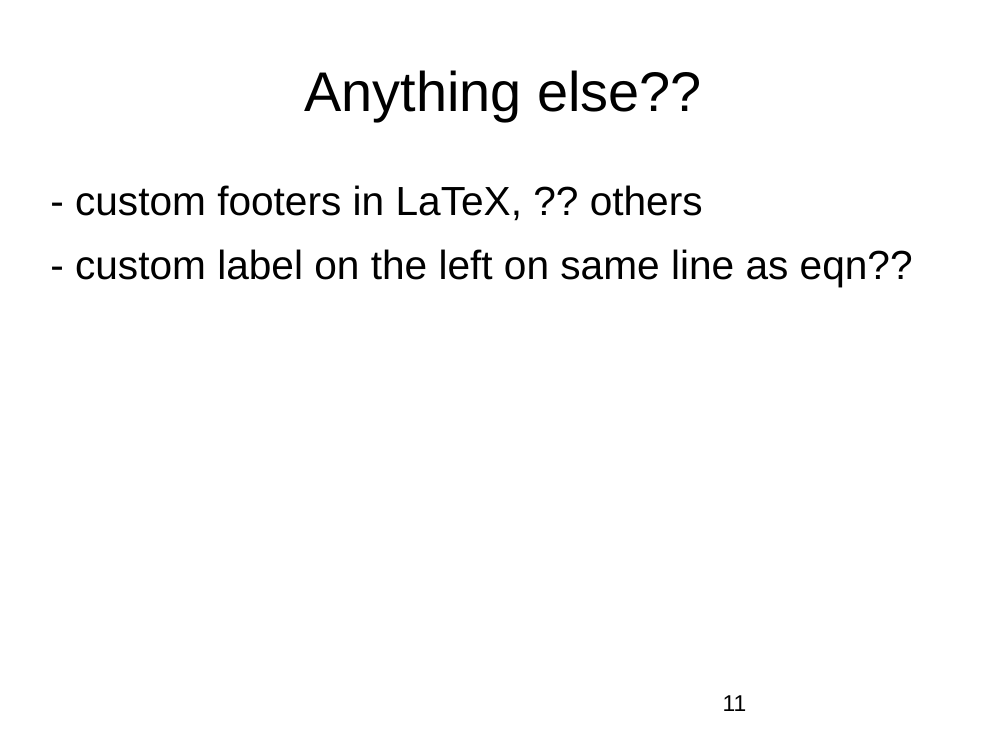
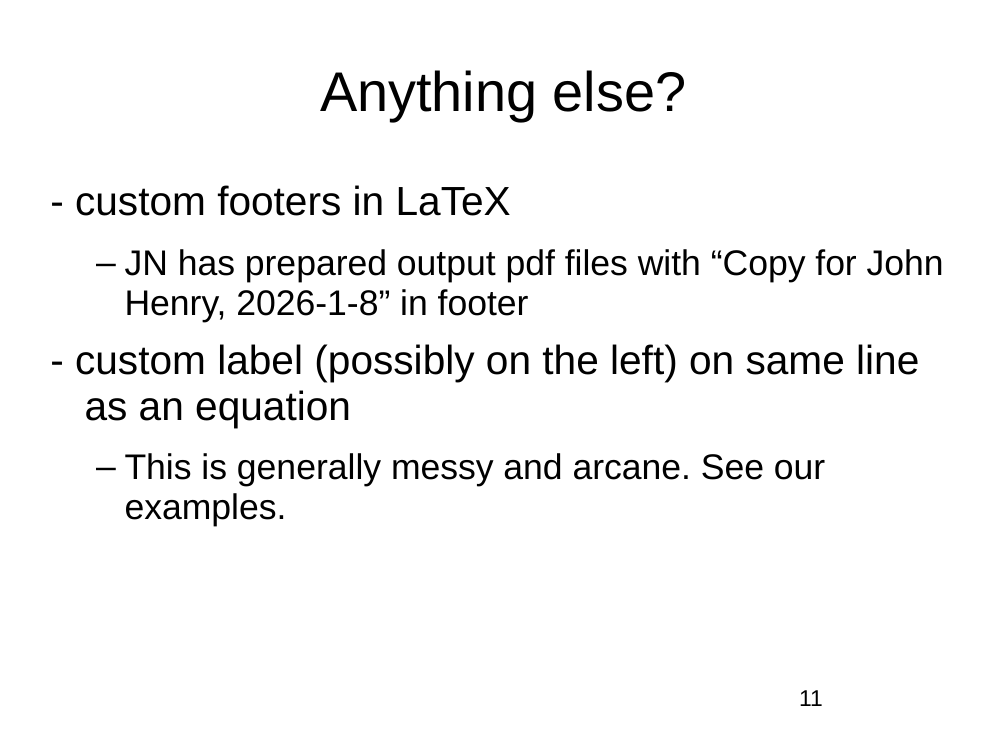
Before and after one commit to nashjc/Partridges, a slide deck: slide 11 of LinuxOttawa20260108.odp. Drawn at 1008x756 pixels with LibreOffice and Linux fonts; fonts in the diff are those of the drawing; background and template pictures are left out. Boxes give left, top, right and bottom in pixels: in the first picture for what was removed or moved away, otherwise in the second. Text is boxed around its words. In the diff, an @@ line names an element or a change of style, - is before the commit and + after.

```diff
--- a/LinuxOttawa20260108.odp
+++ b/LinuxOttawa20260108.odp
@@ title at box(320, 70, 687, 121): text changed @@
-Anything else??
+Anything else?
@@ text at box(75, 185, 944, 527): text changed; size 32 to 28 pt @@
-- custom footers in LaTeX, ?? others
-- custom label on the left on same line as eqn??
+- custom footers in LaTeX
+  – JN has prepared output pdf files with “Copy for John Henry, 2026-1-8” in footer
+- custom label (possibly on the left) on same line as an equation
+  – This is generally messy and arcane. See our examples.
@@ page number: place and size @@
-page number at box(723, 695, 747, 711)
+page number at box(799, 690, 823, 706)
```
Also in this commit, not shown: 11 other slides changed.
